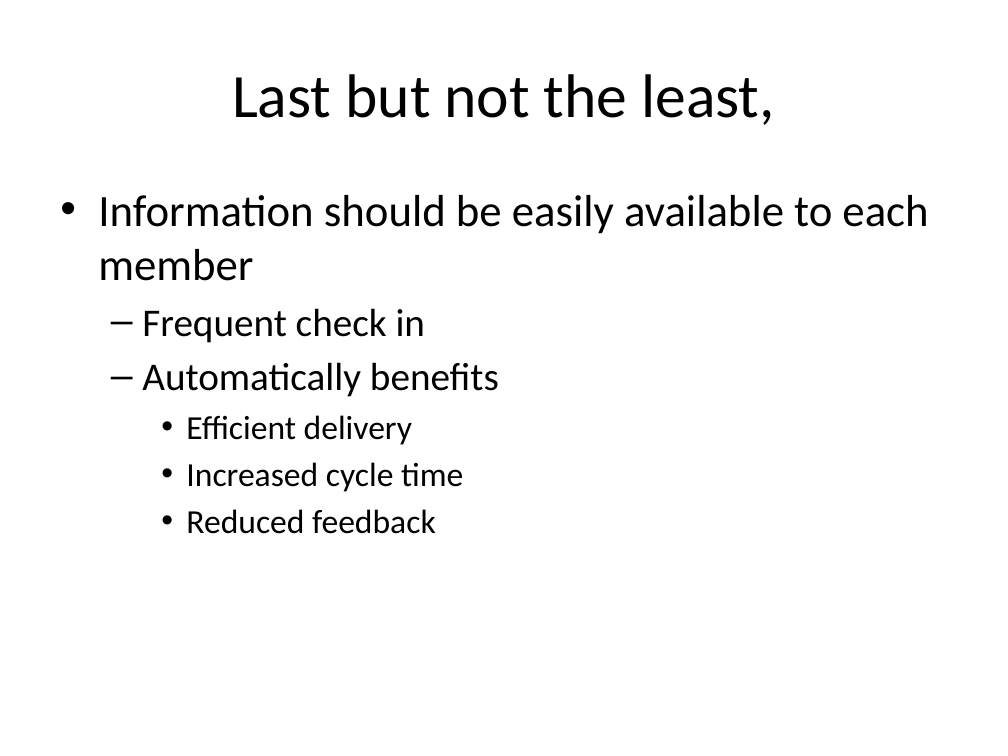
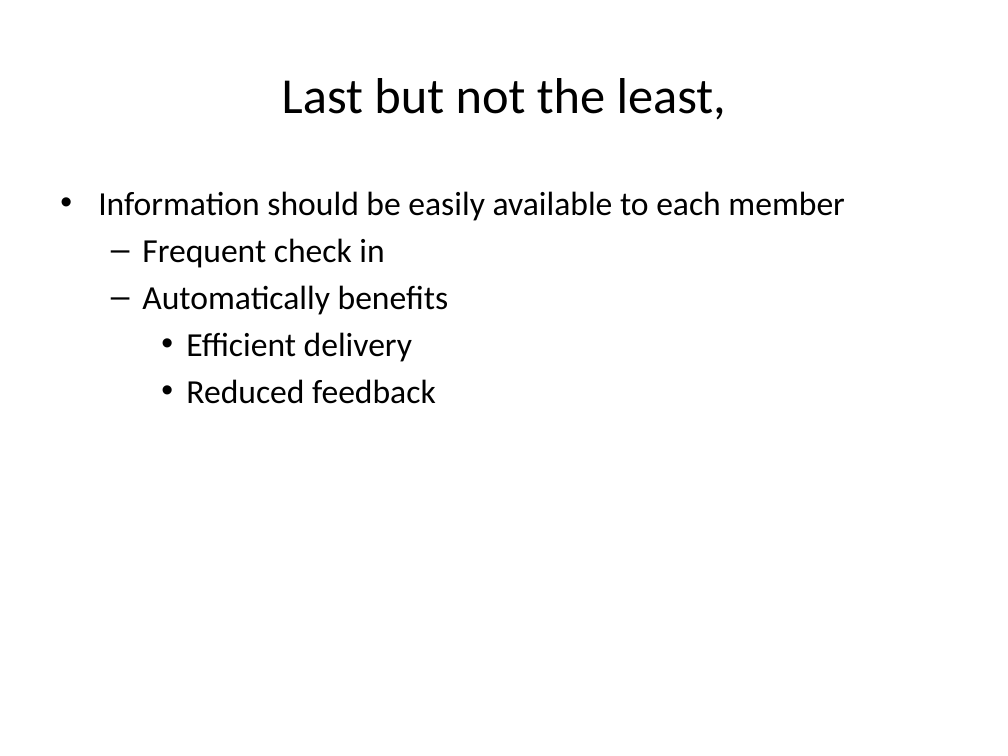
Before and after one commit to tanyas23/CD, a slide deck: slide 12 of CD.pptx (slide 15 before the commit). Drawn at 1008x756 pixels with LibreOffice and Linux fonts; fonts in the diff are those of the drawing. Boxes give left, top, right and bottom in pixels: in the first picture for what was removed or moved away, otherwise in the second. Text is boxed around its words. In the diff, an @@ line names an element or a change of style, - is before the commit and + after.

```diff
--- a/CD.pptx
+++ b/CD.pptx
@@ title "Last but not the least," at [282,78,726,120]: size 44 to 36 pt @@
@@ text at [98,191,844,315]: size 32 to 24 pt in "Information should be easily available to each ..."; size 28 to 24 pt in "Frequent check in", "Automatically benefits"; less space between paragraphs @@
@@ text at [186,462,463,492]: paragraph removed @@
-    • Increased cycle time
```
Also in this commit, not shown: 15 other slides changed, 5 slides added, 4 slides removed.
